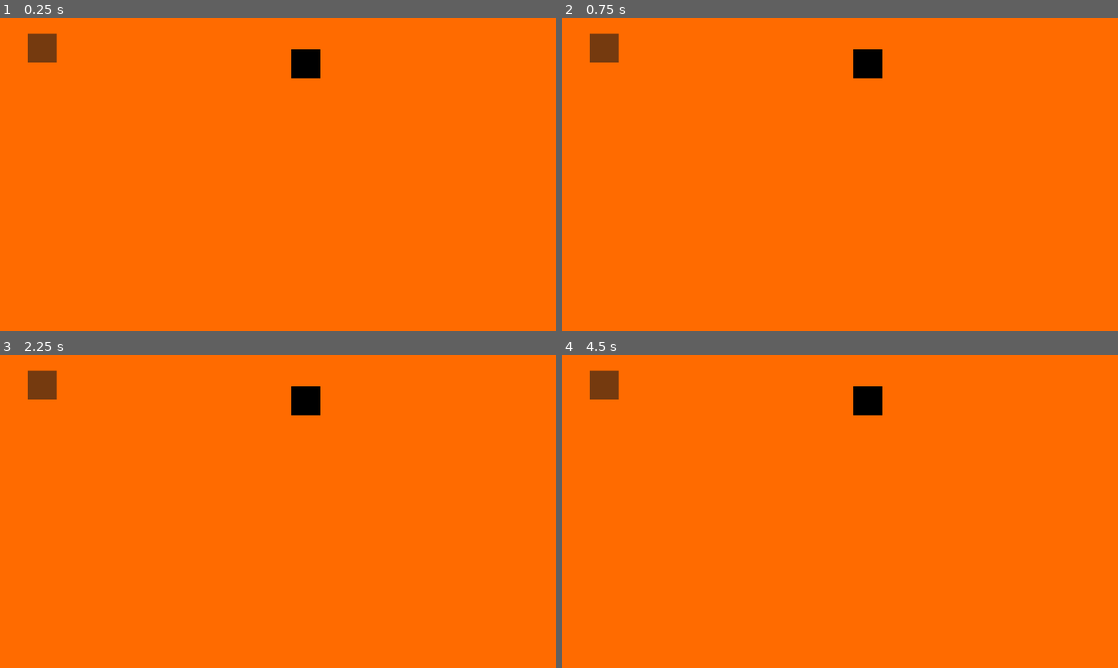
Above: before the commit, frames 1-4 (two rows, left to right).
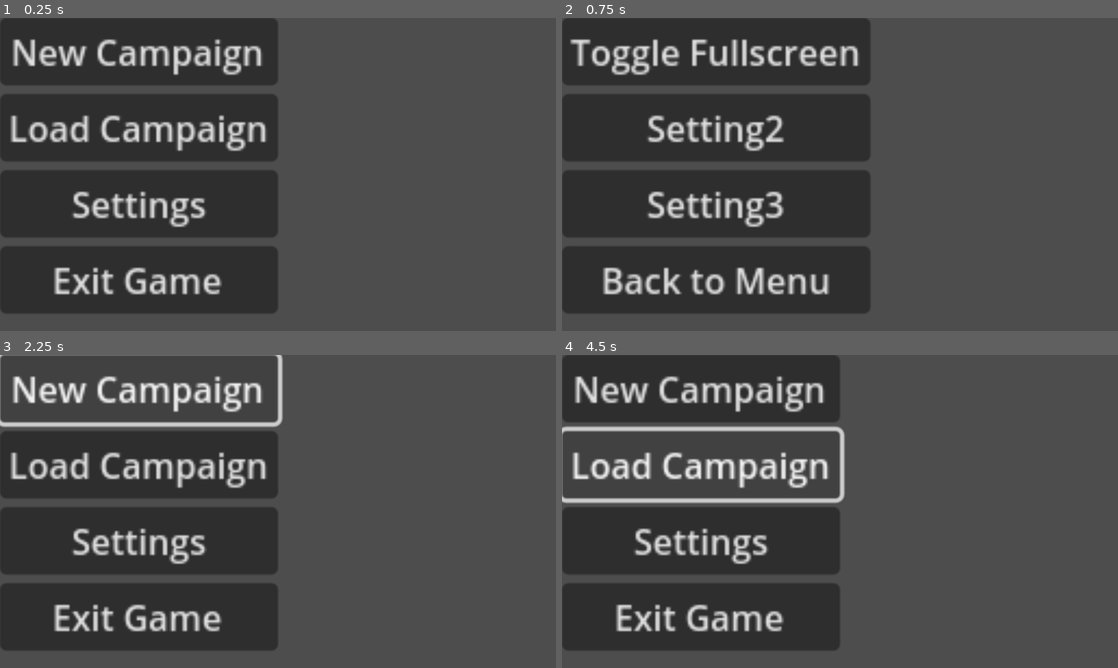
Above: after the commit, the same moments.

Repository: SootDan/DAOD
Game: Godot game, scene res://Scenes/Menu.tscn
The game is run twice, just before and just after one commit, with the same random seed, the same clock (stepped at 60 frames per second) and the same inputs. Before the commit the project starts from res://Scenes/DAOD.tscn.
Inputs (mouse positions are in pixels of both pictures, inside the frame that each line leads up to):
- Up to frame 1 (0.25 s): no input
- Up to frame 2 (0.75 s): click (701, 202) at 0.5 s, where only the run after the commit has a clickable "Settings"
- Up to frame 3 (2.25 s): click (155, 617) at 1.25 s, where only the run after the commit has a clickable "Back to Menu"; click (139, 389) at 2 s, where only the run after the commit has a clickable "New Campaign"
- Up to frame 4 (4.5 s): click (701, 389) at 2.75 s, where only the run after the commit has a clickable "New Campaign"; click (701, 389) at 3.5 s, where only the run after the commit has a clickable "New Campaign"; click (701, 464) at 4.25 s, where only the run after the commit has a clickable "Load Campaign"

The runs differ from the first frame. In frame 1, 100% of the frame differs, in the area x 0-100%, y 0-100%; in frame 2, 100%; in frame 3, 100%; in frame 4, 100%.

Commit message:
Toggle Fullscreen

Diff:
--- a/Scenes/Menu.tscn
+++ b/Scenes/Menu.tscn
@@ -6,6 +6,7 @@
 script = ExtResource("1_uvt8b")
 
 [node name="Main" type="VBoxContainer" parent="."]
+visible = false
 offset_right = 128.0
 offset_bottom = 136.0
 scale = Vector2(15, 15)
@@ -31,9 +32,10 @@
 offset_bottom = 136.0
 scale = Vector2(15, 15)
 
-[node name="Setting1" type="Button" parent="Settings"]
+[node name="ToggleFullScreen" type="Button" parent="Settings"]
 layout_mode = 2
-text = "Setting1"
+toggle_mode = true
+text = "Toggle Fullscreen"
 
 [node name="Setting2" type="Button" parent="Settings"]
 layout_mode = 2
@@ -48,4 +50,5 @@
 text = "Back to Menu"
 
 [connection signal="pressed" from="Main/Settings" to="." method="change_to_settings"]
+[connection signal="pressed" from="Settings/ToggleFullScreen" to="." method="toggle_fullscreen"]
 [connection signal="pressed" from="Settings/BackToMain" to="." method="change_to_menu"]
--- a/Script/Menu.gd
+++ b/Script/Menu.gd
@@ -10,11 +10,24 @@
 	settings.visible = false
 
 
+#########################
+# Main Menu             #
+#########################
 func change_to_settings():
 	main.visible = false
 	settings.visible = true
 
 
+#########################
+# Settings Menu         #
+#########################
 func change_to_menu():
 	main.visible = true
 	settings.visible = false
+
+
+func toggle_fullscreen():
+	if not DisplayServer.window_get_mode() == DisplayServer.WINDOW_MODE_FULLSCREEN:
+		DisplayServer.window_set_mode(DisplayServer.WINDOW_MODE_FULLSCREEN)
+	else:
+		DisplayServer.window_set_mode(DisplayServer.WINDOW_MODE_MAXIMIZED)
--- /dev/null
+++ b/Script/SaveGame.gd
@@ -0,0 +1,15 @@
+class_name SaveGame
+extends Resource
+
+const save_game_path = "user://savegame.tres"
+@export var character: Resource
+@export var inventory: Resource
+
+
+func save_game():
+	ResourceSaver.save(save_game_path)
+
+
+static func load_save():
+	if ResourceLoader.exists(save_game_path):
+		return load(save_game_path)
--- a/project.godot
+++ b/project.godot
@@ -11,7 +11,7 @@
 [application]
 
 config/name="DAOD"
-run/main_scene="res://Scenes/DAOD.tscn"
+run/main_scene="res://Scenes/Menu.tscn"
 config/features=PackedStringArray("4.2", "GL Compatibility")
 config/icon="res://icon.svg"
 
Renamed: Script/CharAbilities.gd -> Script/Character/CharAbilities.gd
Renamed: Script/CharAlign.gd -> Script/Character/CharAlign.gd
Renamed: Script/CharBG.gd -> Script/Character/CharBG.gd
Renamed: Script/CharClass.gd -> Script/Character/CharClass.gd
Renamed: Script/CharRace.gd -> Script/Character/CharRace.gd
Renamed: Script/Character.gd -> Script/Character/Character.gd
Not shown, changed: README.md
